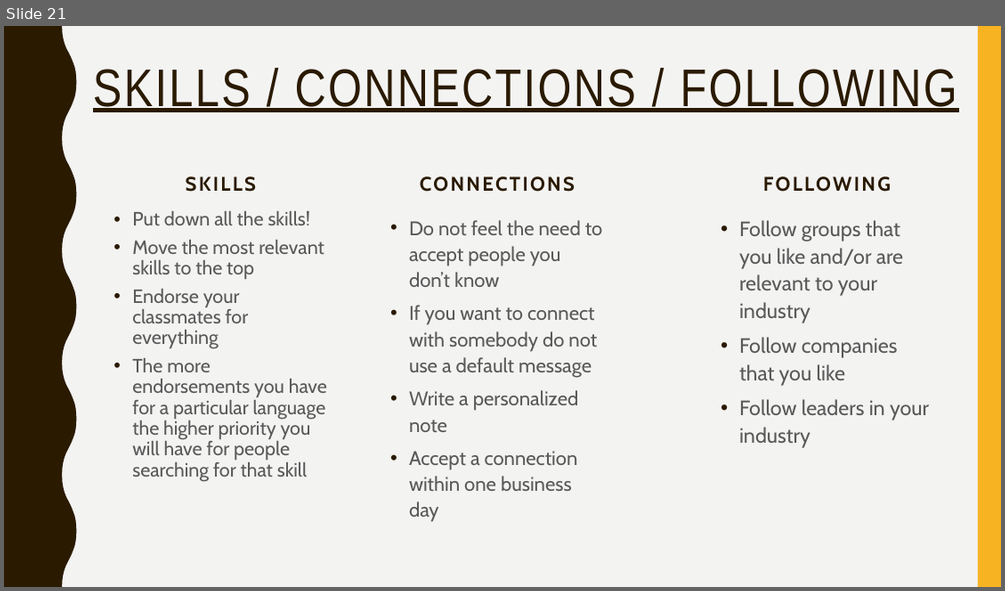
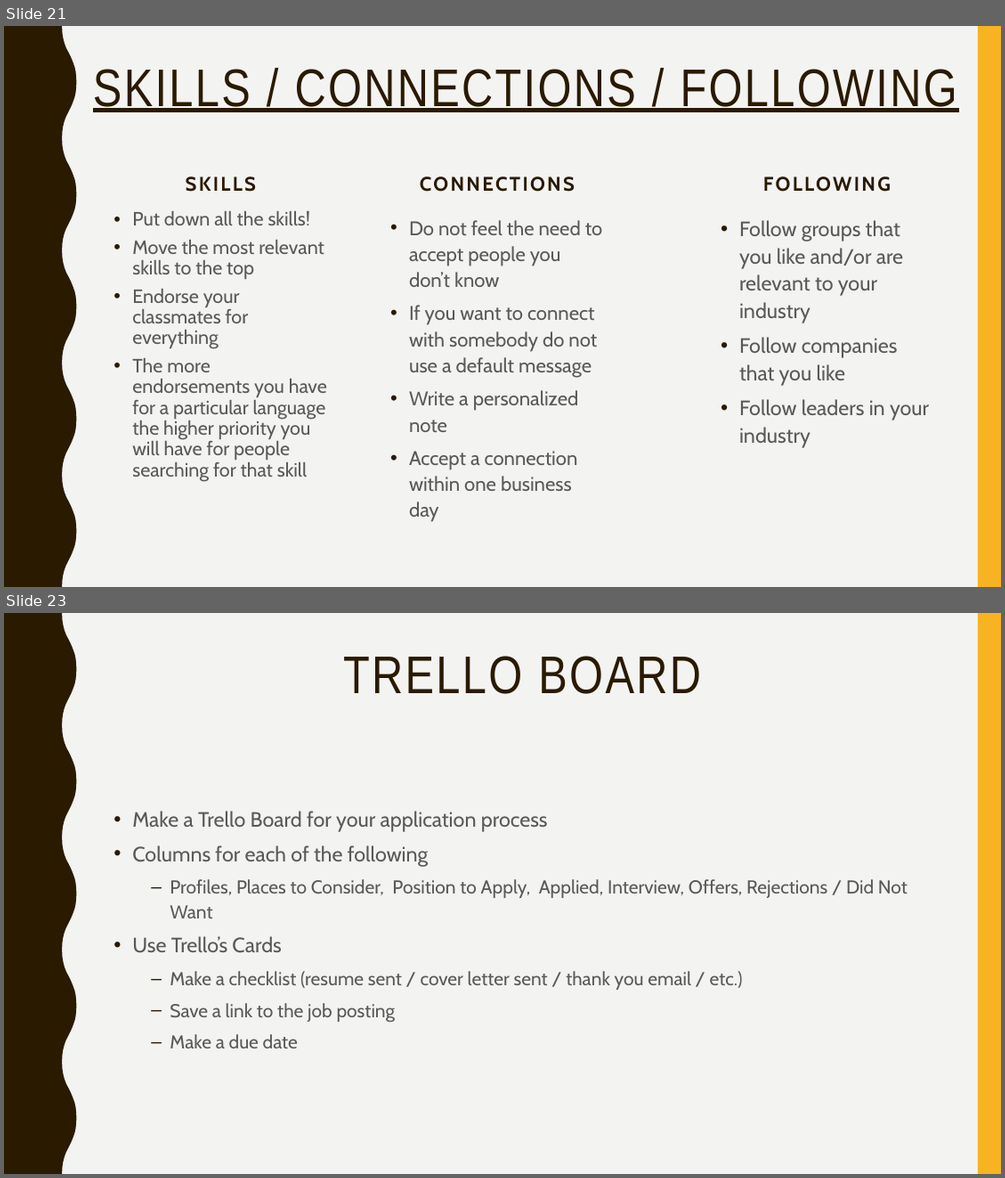
Before and after one commit to lakshmi-intechcode/jng_instr_folder, a slide deck: Job_Stuff/Jng_Job_Prezzie.pptx. Shown one above the other, each under a label of ours: slide 21 before the commit, slides 21 and 23 after it; the slides between them are not shown. The pictures are 1005x591 and 1005x1178 pixels, drawn with LibreOffice and Linux fonts; fonts in the diff are those of the drawing. Boxes give left, top, right and bottom in pixels: in the first picture for what was removed or moved away, otherwise in the second. Text is boxed around its words. In the diff, an @@ line names an element or a change of style, - is before the commit and + after.

```diff
--- a/Job_Stuff/Jng_Job_Prezzie.pptx
+++ b/Job_Stuff/Jng_Job_Prezzie.pptx
@@ slide 23 added at (4,613,1001,1174), background #F3F3F2; not listed: 2 template elements that a slide beside it also shows @@
@@ title added at (343,656,701,694), 51 pt, text #2A1A00 @@
+TRELLO BOARD
@@ text added at (132,811,907,1048), 18 pt, text #595959 @@
+• Make a Trello Board for your application process
+• Columns for each of the following
+  – Profiles, Places to Consider, Position to Apply, Applied, Interview, Offers, Rejections / Did Not Want
+• Use Trello’s Cards
+  – Make a checklist (resume sent / cover letter sent / thank you email / etc.)
+  – Save a link to the job posting
+  – Make a due date
```
Also in this commit, not shown: 5 other slides added.
